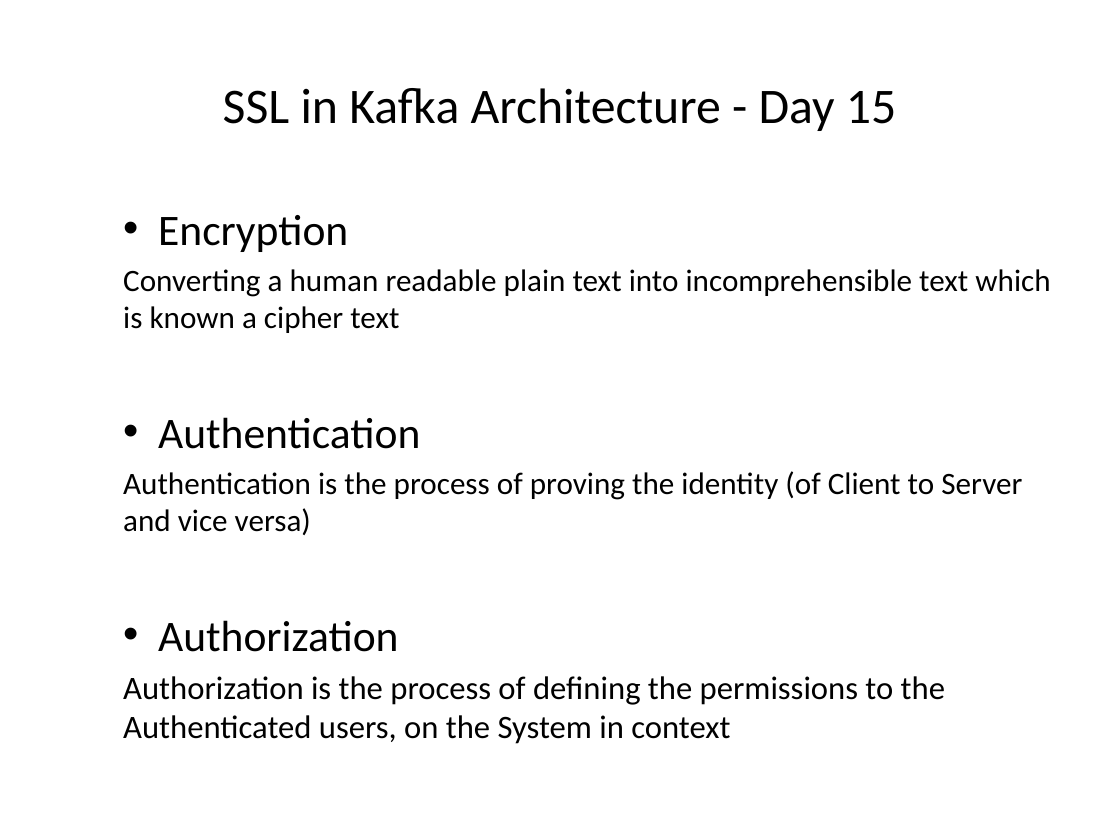
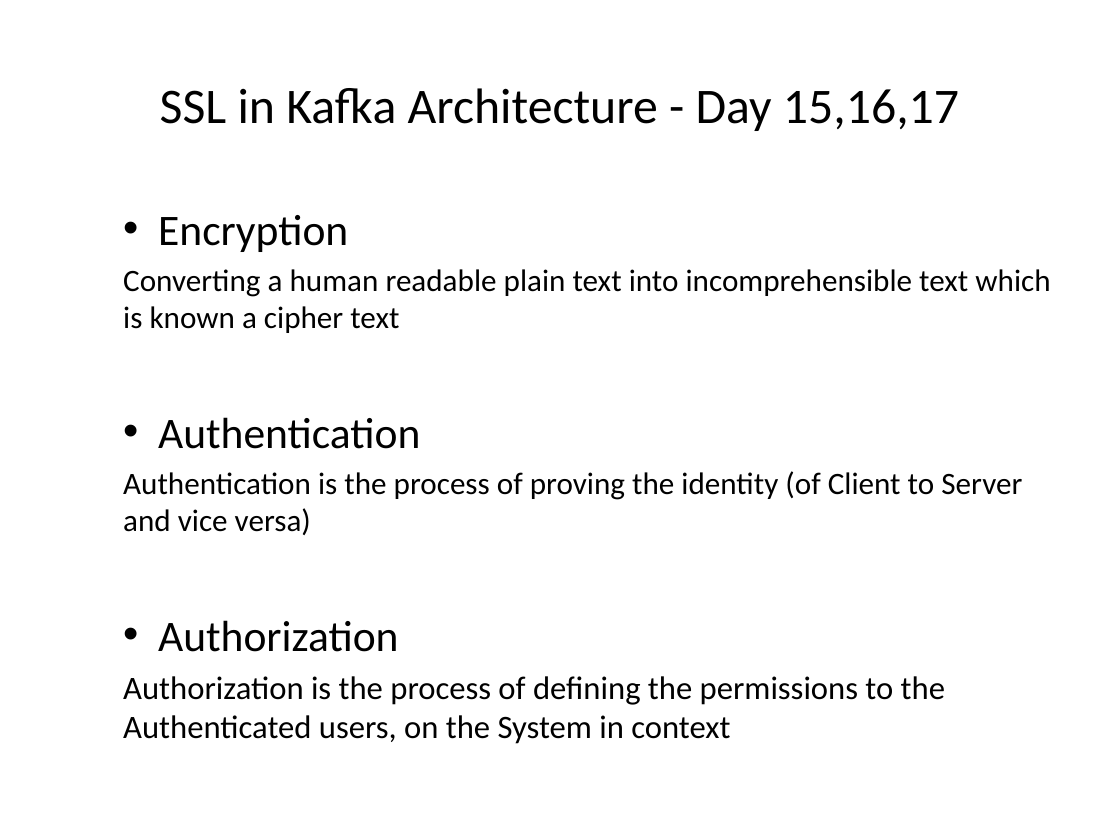
Before and after one commit to sreedharsingaraju/KafkaTutorials, a slide deck: slide 69 of PPT/Kafka-Teaching-Flow.pptx. Drawn at 1120x840 pixels with LibreOffice and Linux fonts; fonts in the diff are those of the drawing. Boxes give left, top, right and bottom in pixels: in the first picture for what was removed or moved away, otherwise in the second. Text is boxed around its words. In the diff, an @@ line names an element or a change of style, - is before the commit and + after.

```diff
--- a/PPT/Kafka-Teaching-Flow.pptx
+++ b/PPT/Kafka-Teaching-Flow.pptx
@@ title at (160,88,959,131): text changed @@
-  SSL in Kafka Architecture - Day 15
+  SSL in Kafka Architecture - Day 15,16,17
```
Also in this commit, not shown: 2 other slides changed, 4 slides added, 2 other files.
